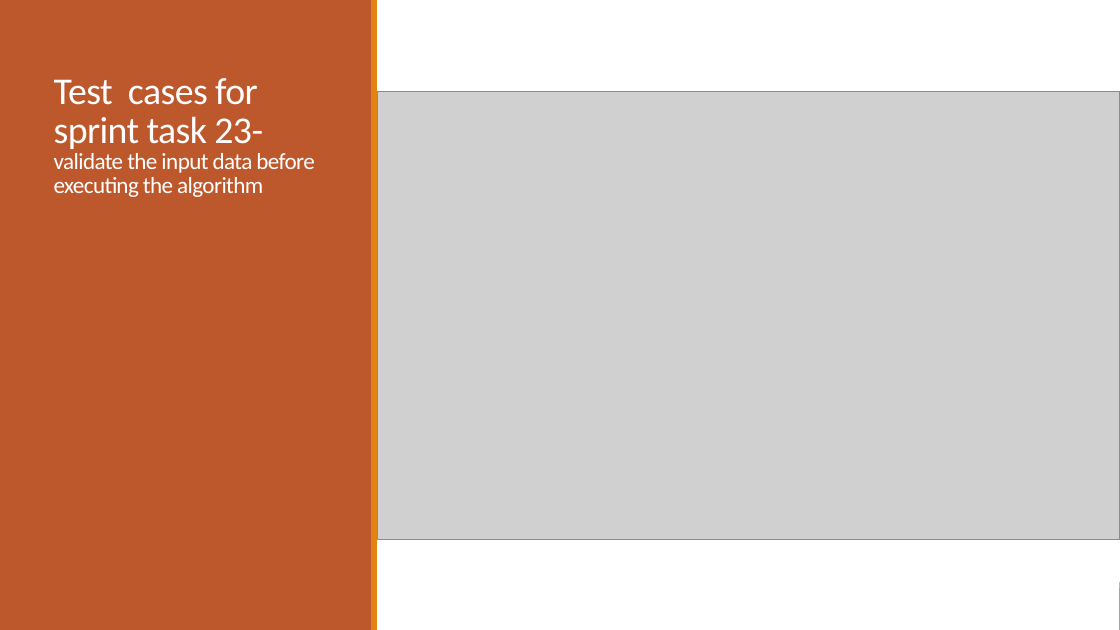
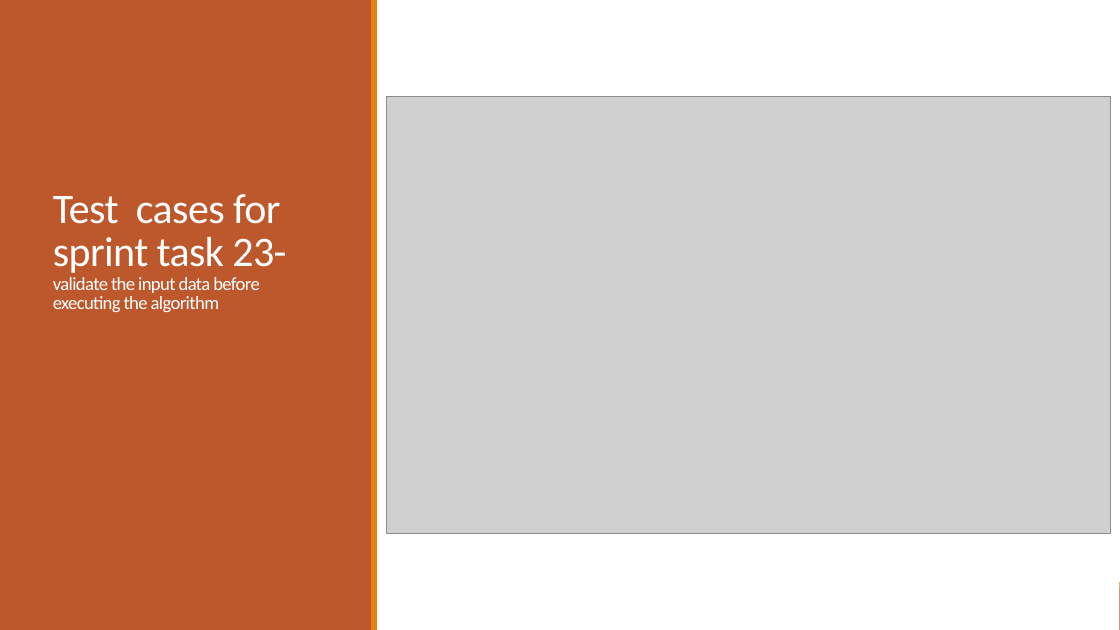
Before and after one commit to 2012215434/CS744, a slide deck: slide 9 of documents/set4/Presentation4.pptx. Drawn at 1120x630 pixels with LibreOffice and Linux fonts; fonts in the diff are those of the drawing; grey boxes stand for pictures. Boxes give left, top, right and bottom in pixels: in the first picture for what was removed or moved away, otherwise in the second. Text is boxed around its words. In the diff, an @@ line names an element or a change of style, - is before the commit and + after.

Commit message:
added testing task

```diff
--- a/documents/set4/Presentation4.pptx
+++ b/documents/set4/Presentation4.pptx
@@ picture: place and size @@
-picture at [377, 91, 1120, 539]
+picture at [386, 97, 1111, 534]
@@ title "Test cases for sprint task ...": place and size @@
-title "Test cases for sprint task ..." at [54, 78, 314, 197]
+title "Test cases for sprint task ..." at [53, 194, 286, 312]
@@ title "Test cases for sprint task ..." at [53, 194, 286, 312]: size 32.4 to 36 pt in "Test cases for sprint task 23-"; size 19.8 to 16 pt in "validate the input data before executing the ..." @@
```
Also in this commit, not shown: 6 other slides changed, 2 other files.
